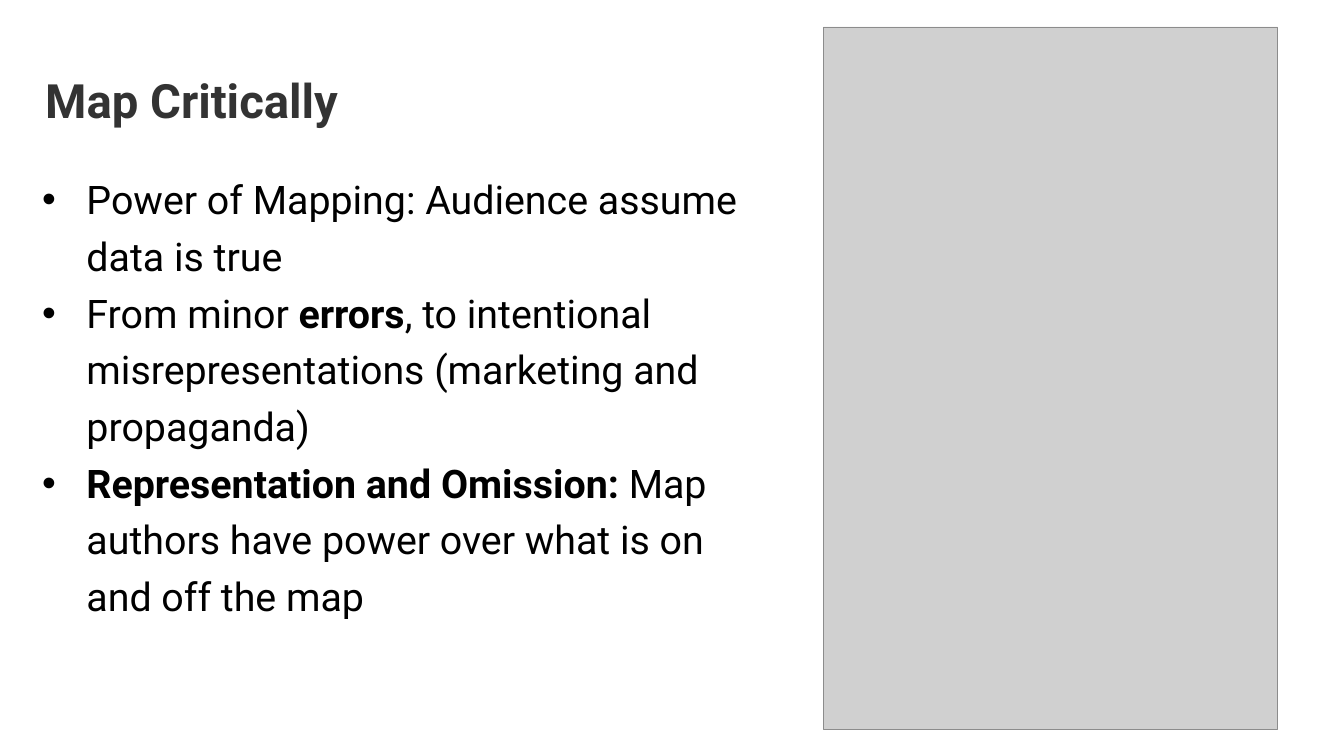
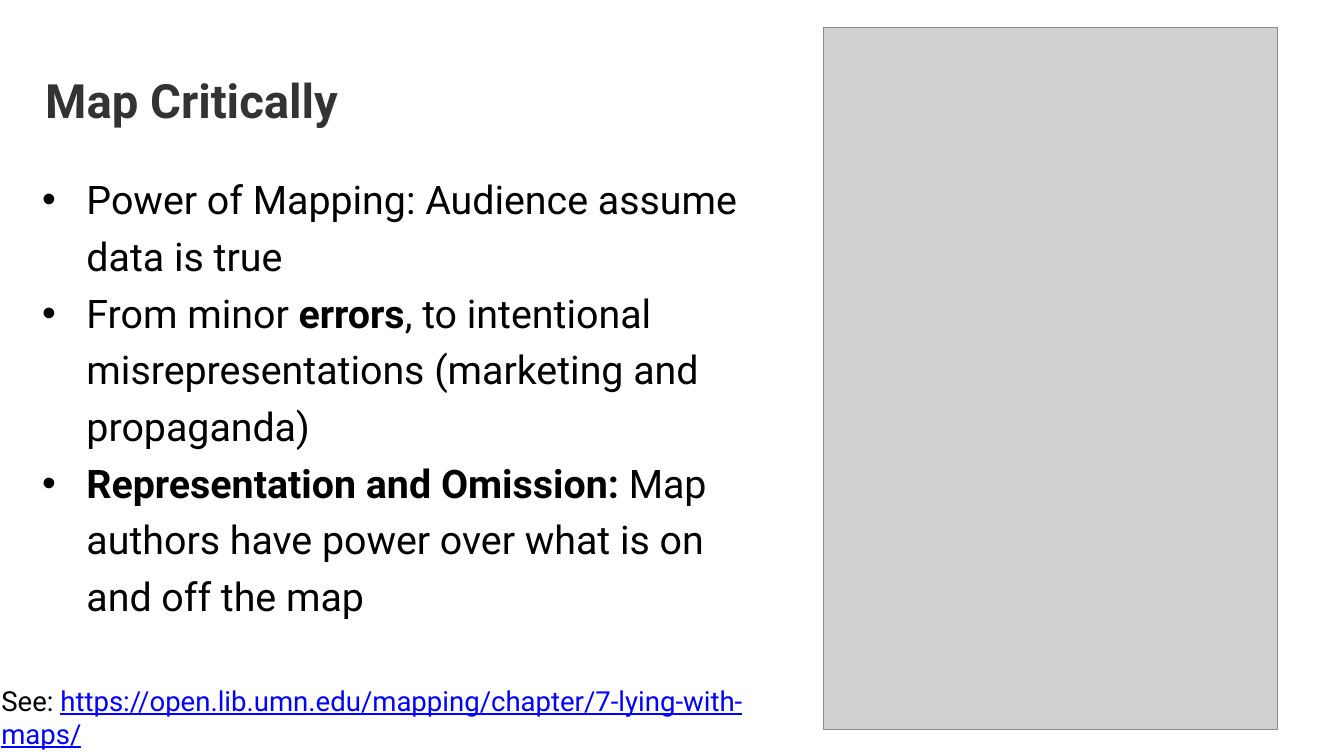
Before and after one commit to GDSL-UL/wma, a slide deck: slide 16 of lectures/w02_staticMaps.pptx. Drawn at 1344x756 pixels with LibreOffice and Linux fonts; fonts in the diff are those of the drawing; grey boxes stand for pictures. Boxes give left, top, right and bottom in pixels: in the first picture for what was removed or moved away, otherwise in the second. Text is boxed around its words. In the diff, an @@ line names an element or a change of style, - is before the commit and + after.

```diff
--- a/lectures/w02_staticMaps.pptx
+++ b/lectures/w02_staticMaps.pptx
@@ text added at <box>1,690,742,750</box>, 28 pt, text #0000FF, underline @@
+See: https://open.lib.umn.edu/mapping/chapter/7-lying-with-maps/
```
Also in this commit, not shown: 6 other slides changed.
